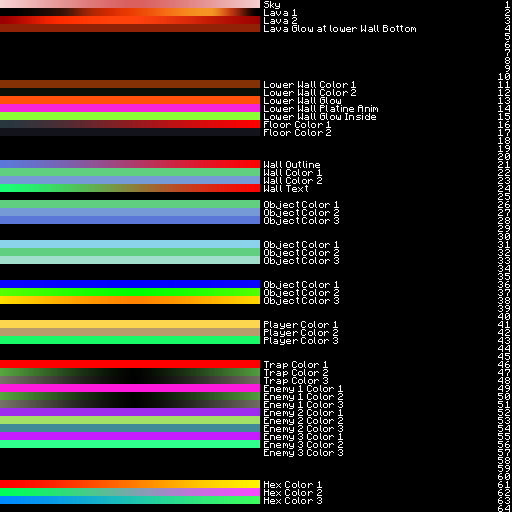
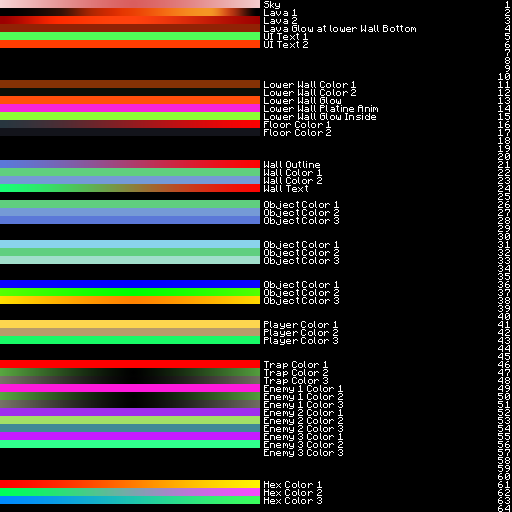
Layer changes from the first 512 × 512 image to the second:
added layer "UI Text 1" in group "World" over 264, 33, 308, 40
added layer "Rectangle 1 copy 12" in group "World" over 0, 32, 260, 40
added layer "UI Text 2" in group "World" over 264, 41, 308, 48
added layer "Rectangle 1 copy 13" in group "World" over 0, 40, 260, 48
